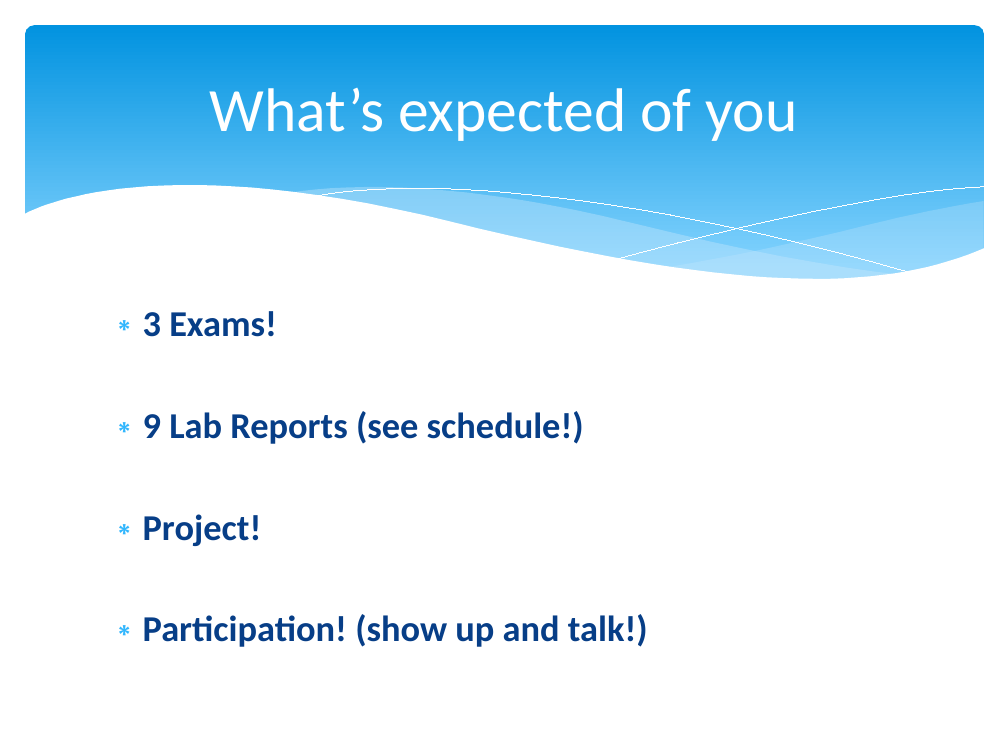
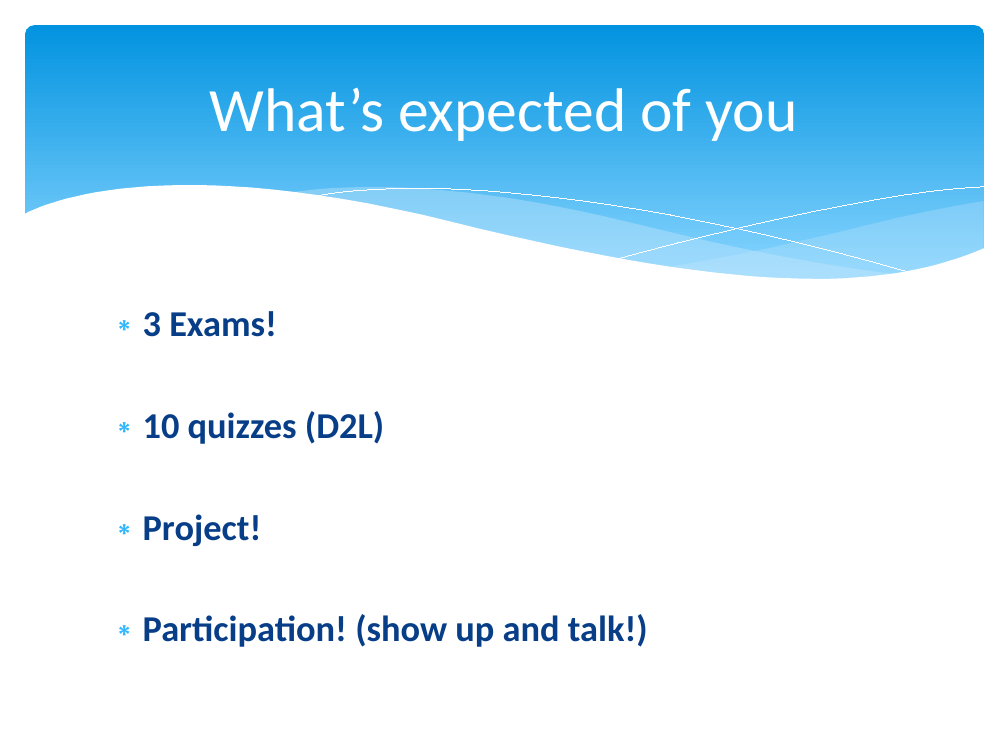
Before and after one commit to npm27/Teaching-Materials, a slide deck: slide 6 of Tests and Eval/Fall 25/Slides/0 First Day Info.pptx (slide 7 before the commit). Drawn at 1008x756 pixels with LibreOffice and Linux fonts; fonts in the diff are those of the drawing. Boxes give left, top, right and bottom in pixels: in the first picture for what was removed or moved away, otherwise in the second. Text is boxed around its words. In the diff, an @@ line names an element or a change of style, - is before the commit and + after.

```diff
--- a/Tests and Eval/Fall 25/Slides/0 First Day Info.pptx
+++ b/Tests and Eval/Fall 25/Slides/0 First Day Info.pptx
@@ text at (143,411,384,444): text changed @@
-∗ 9 Lab Reports (see schedule!)
+∗ 10 quizzes (D2L)
```
Also in this commit, not shown: 1 other slide changed, 6 slides removed, 27 other files.
